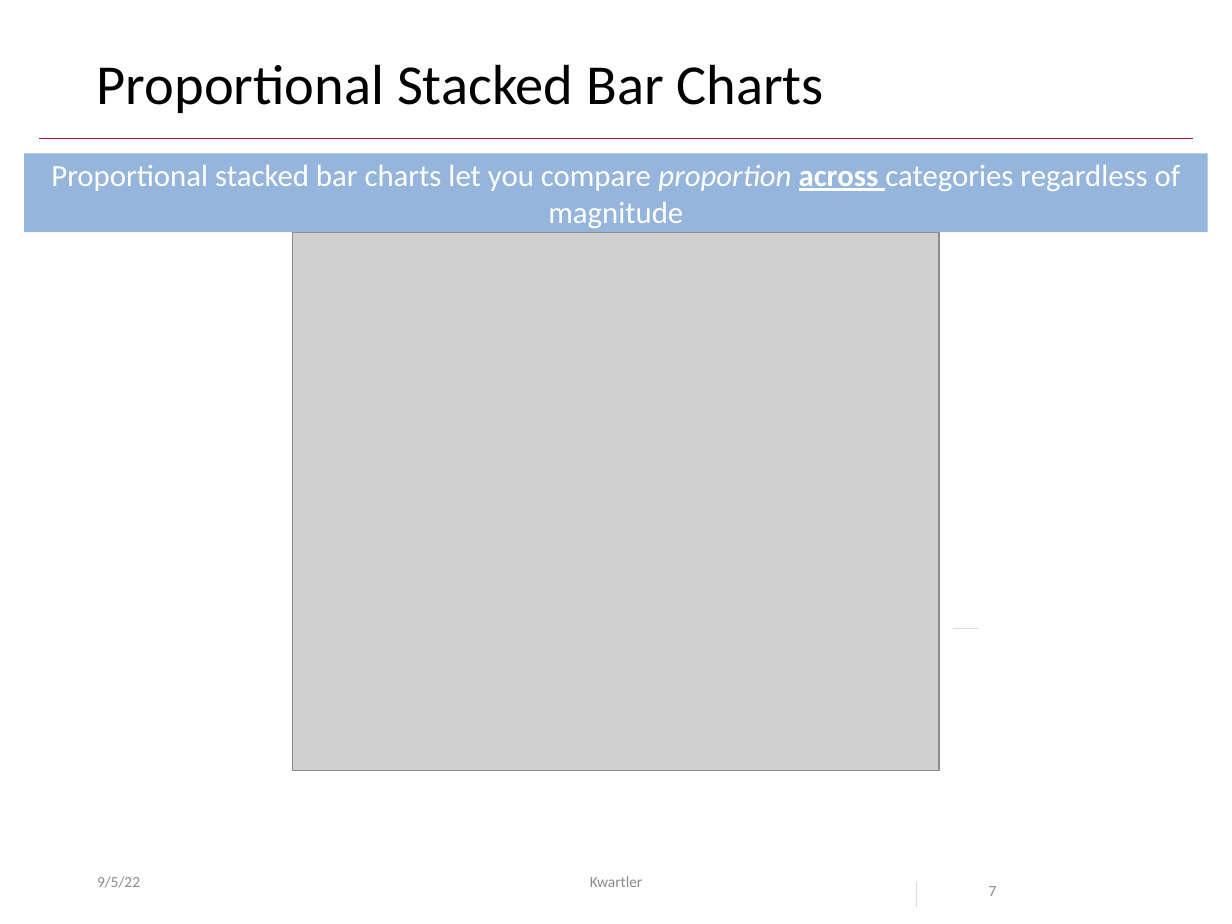
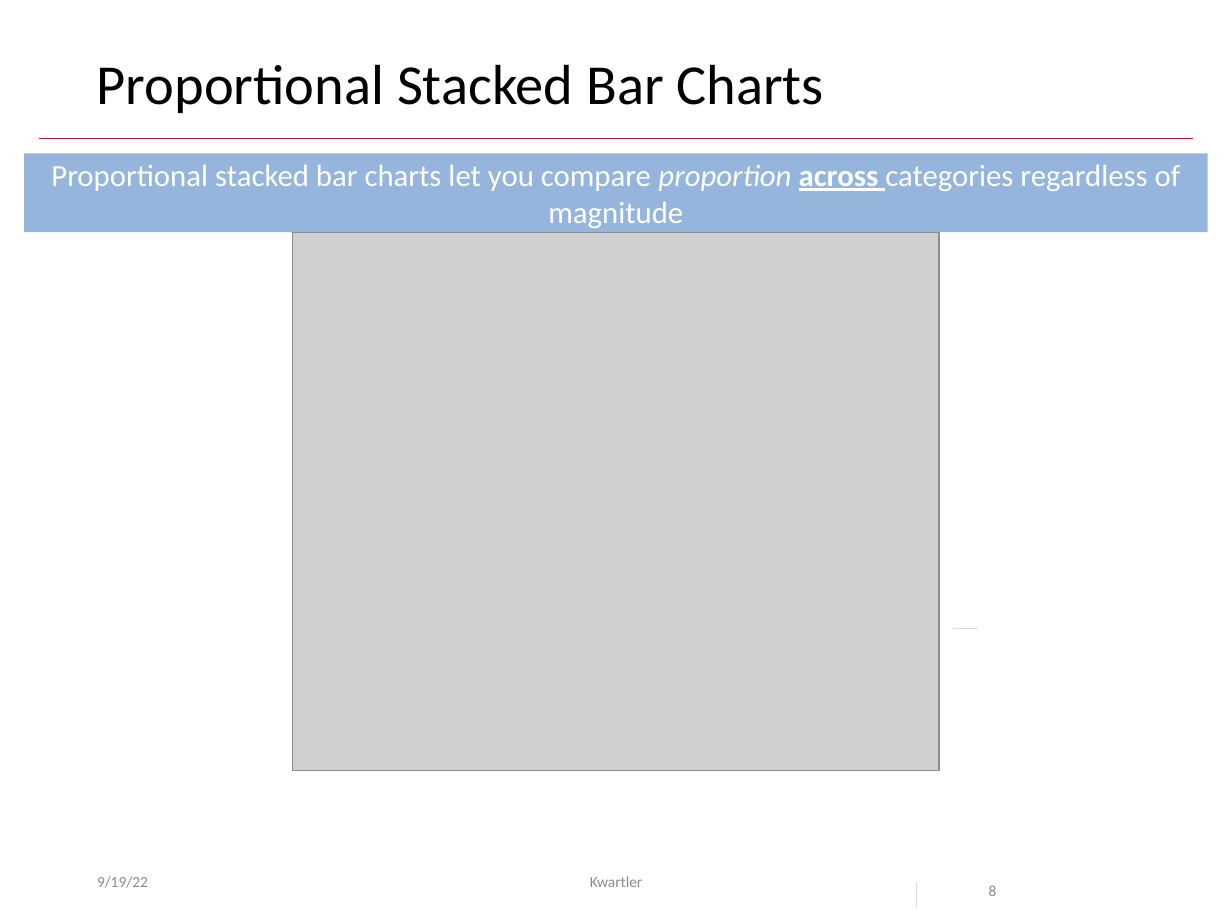
Before and after one commit to kwartler/Harvard_DataMining_Business_Student, a slide deck: slide 8 of Lessons/C_R_practice_Viz_MoreEDA/B_Viz_basics.pptx (slide 7 before the commit). Drawn at 1232x924 pixels with LibreOffice and Linux fonts; fonts in the diff are those of the drawing; grey boxes stand for pictures; background and template pictures are left out. Boxes give left, top, right and bottom in pixels: in the first picture for what was removed or moved away, otherwise in the second. Text is boxed around its words. In the diff, an @@ line names an element or a change of style, - is before the commit and + after.

```diff
--- a/Lessons/C_R_practice_Viz_MoreEDA/B_Viz_basics.pptx
+++ b/Lessons/C_R_practice_Viz_MoreEDA/B_Viz_basics.pptx
@@ text at bbox=[97, 876, 148, 888]: text changed @@
-9/5/22
+9/19/22
@@ page number at bbox=[989, 885, 997, 896]: text changed @@
-7
+8
```
Also in this commit, not shown: 6 other slides changed, 1 slide added, 2 other files.
